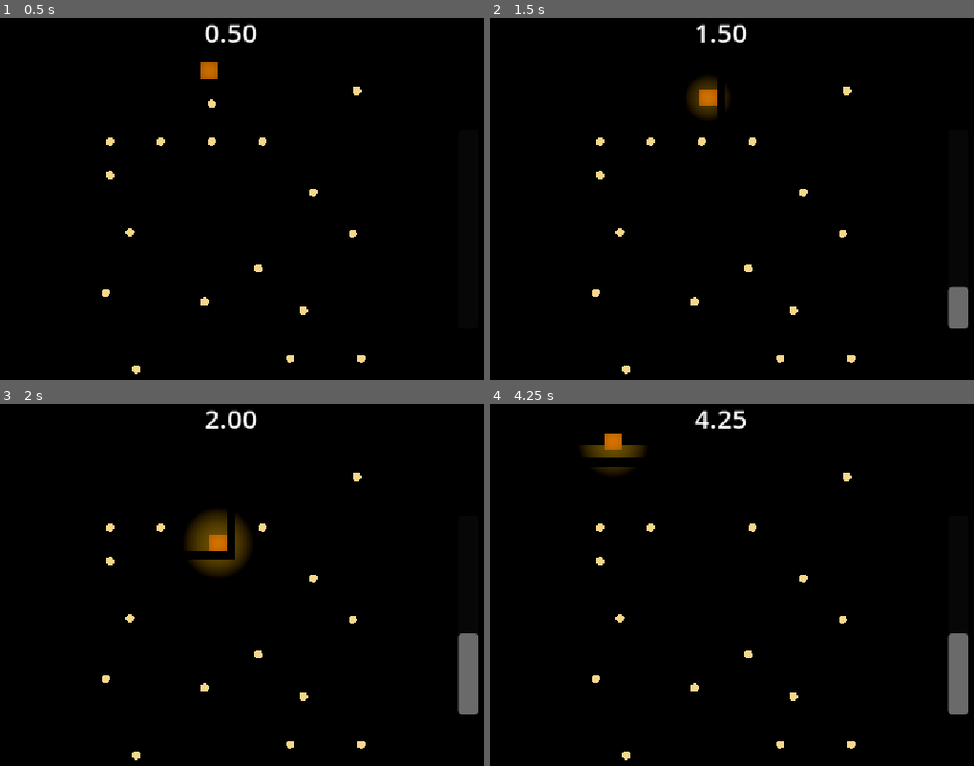
Above: before the commit, frames 1-4 (two rows, left to right).
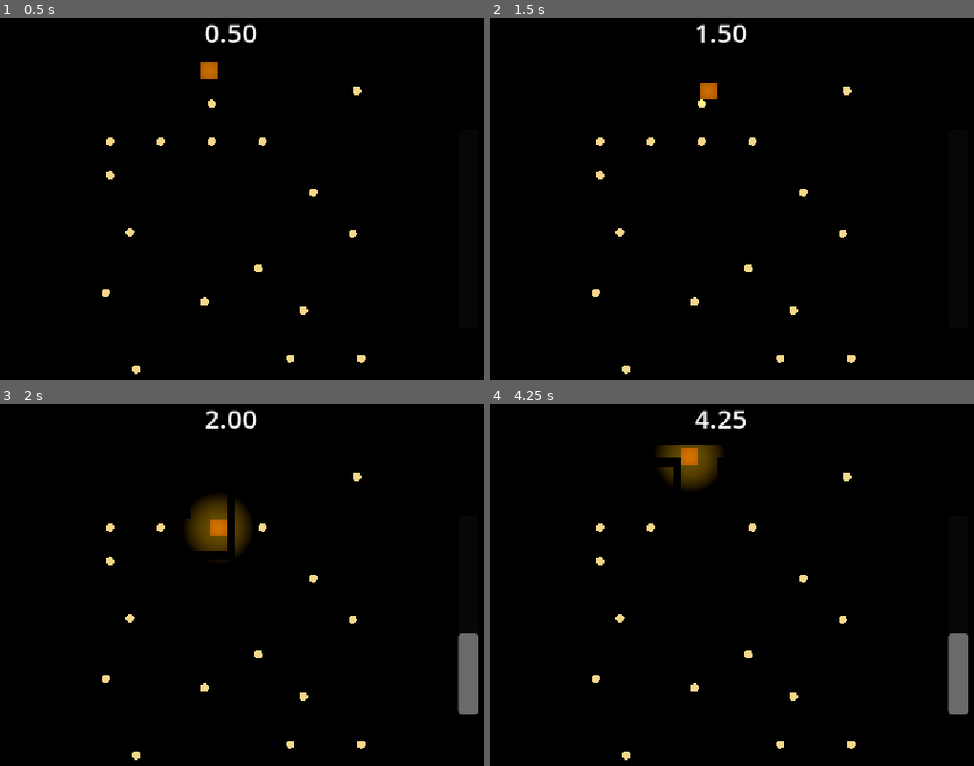
Above: after the commit, the same moments.

Repository: danijmoss/LightMaze
Game: Godot game, scene res://Scenes/main.tscn
Two runs of this game, one before a commit and one after it. Both use one fixed random seed, a clock stepped at 60 frames per second and the inputs below.
Inputs:
- Up to frame 1 (0.5 s): no input
- Up to frame 2 (1.5 s): hold Right (ui_right) 0.53-1.28 s; hold Down (ui_down) from 1.28 s (still down)
- Up to frame 3 (2 s): keep holding Down (ui_down)
- Up to frame 4 (4.25 s): release Down (ui_down) at 2.03 s; hold Right (ui_right) 2.03-2.78 s; hold Up (ui_up) 2.78-3.53 s; hold Left (ui_left) from 3.53 s (still down)

Frame 1 is identical in both runs. In frame 2, 1.0% of the frame differs, in the area x 40-99%, y 16-86%; in frame 3, 1.5%; in frame 4, 1.8%, in the area x 18-48%, y 8-24%.

Commit message:
Changed player speed and checked save for errors

Diff:
--- a/Scripts/player.gd
+++ b/Scripts/player.gd
@@ -1,7 +1,7 @@
 extends CharacterBody3D
 
 
-const SPEED = 8.0
+const SPEED = 6.0
 
 signal sparkles_collected(count)
 var sparkles := 0
